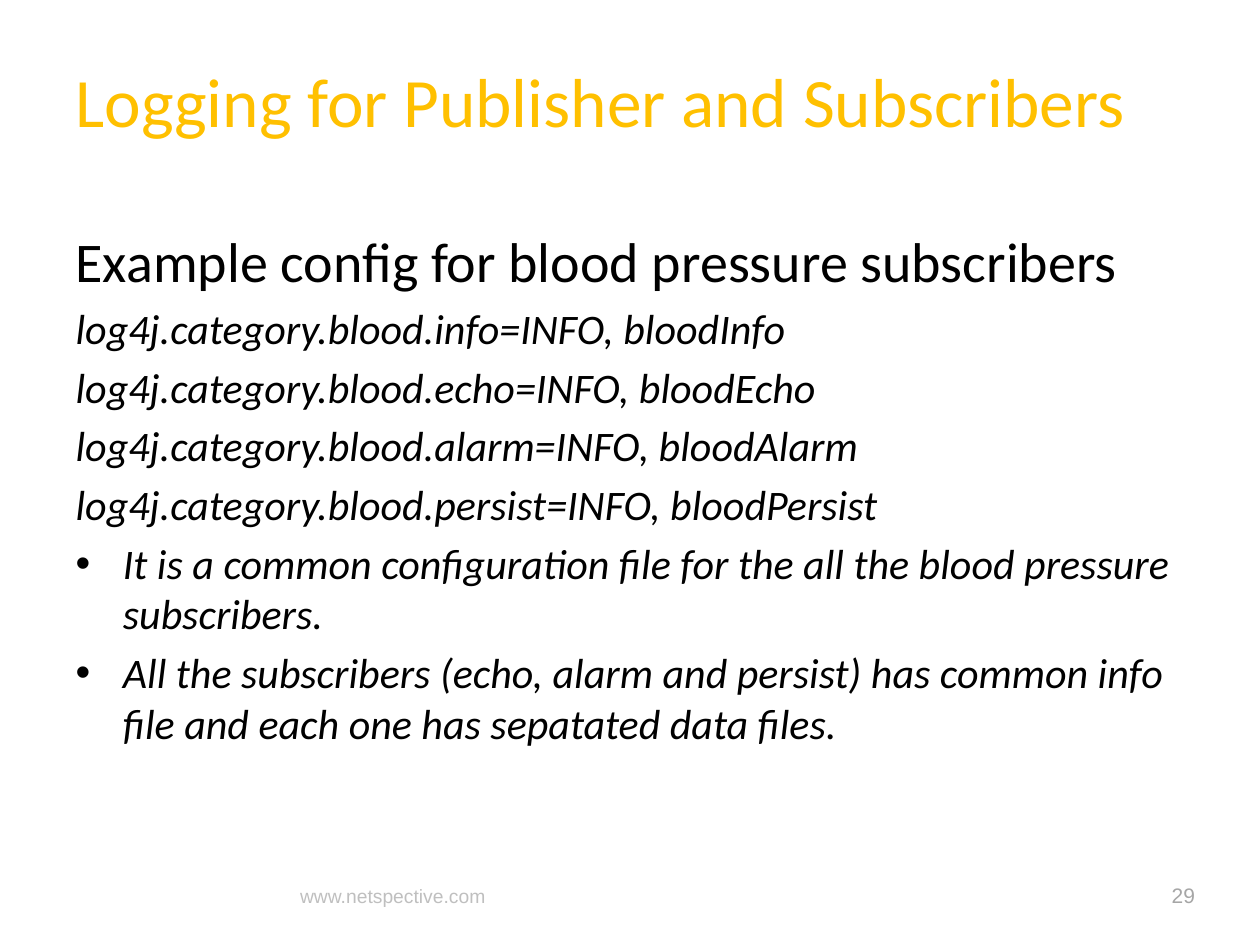
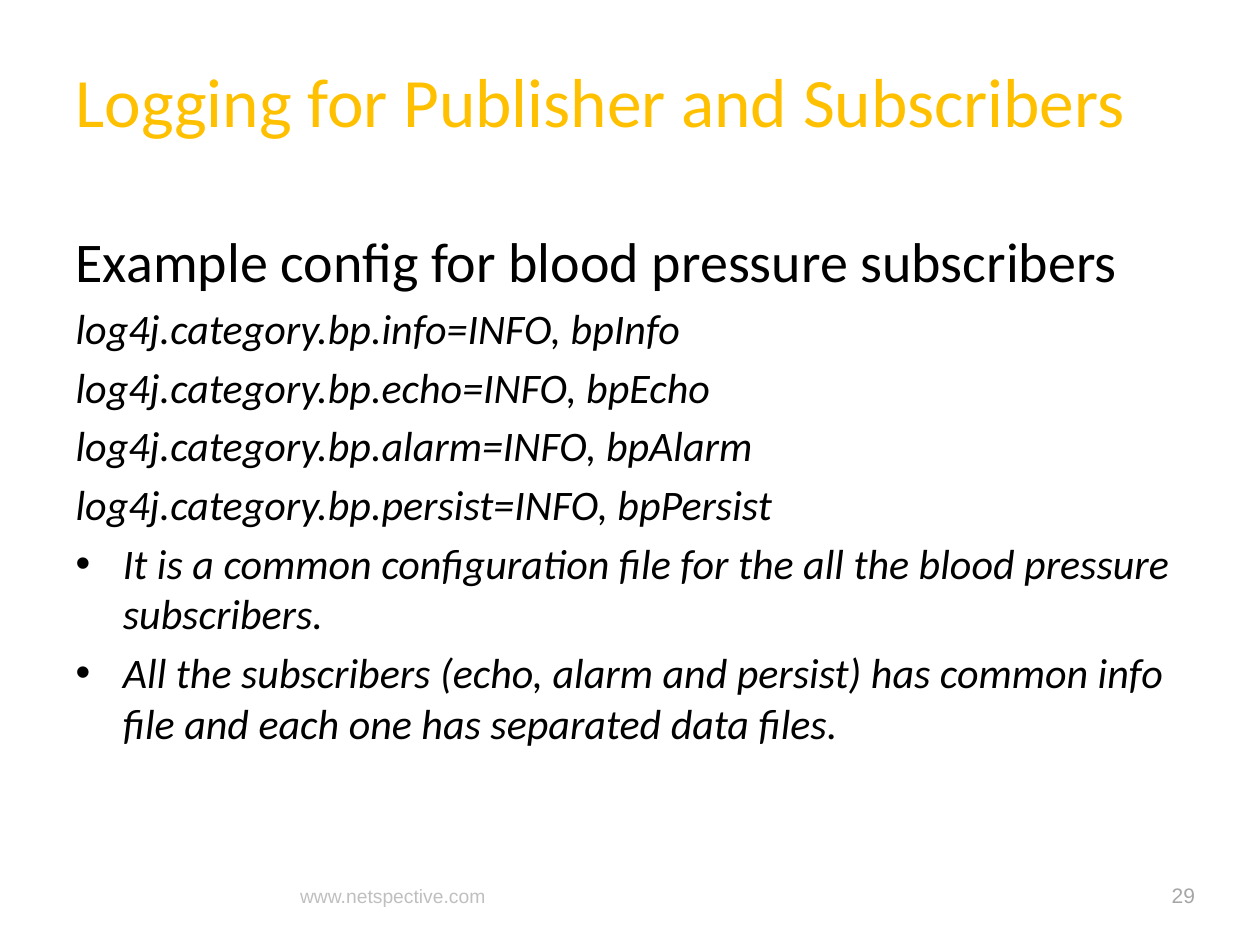
Before and after one commit to netspective/fluent, a slide deck: slide 29 of support/documents/Covidien Gateway Prototype Project Status and Plan.pptx. Drawn at 1260x945 pixels with LibreOffice and Linux fonts; fonts in the diff are those of the drawing; background and template pictures are left out. Boxes give left, top, right and bottom in pixels: in the first picture for what was removed or moved away, otherwise in the second. Text is boxed around its words. In the diff, an @@ line names an element or a change of style, - is before the commit and + after.

Commit message:
Typo Changes and PPT updated

```diff
--- a/support/documents/Covidien Gateway Prototype Project Status and Plan.pptx
+++ b/support/documents/Covidien Gateway Prototype Project Status and Plan.pptx
@@ text at [76, 314, 771, 528]: text changed @@
-log4j.category.blood.info=INFO, bloodInfo
-log4j.category.blood.echo=INFO, bloodEcho
-log4j.category.blood.alarm=INFO, bloodAlarm
-log4j.category.blood.persist=INFO, bloodPersist
+log4j.category.bp.info=INFO, bpInfo
+log4j.category.bp.echo=INFO, bpEcho
+log4j.category.bp.alarm=INFO, bpAlarm
+log4j.category.bp.persist=INFO, bpPersist
@@ text at [123, 657, 1163, 746]: text changed @@
-• All the subscribers (echo, alarm and persist) has common info file and each one has sepatated data files.
+• All the subscribers (echo, alarm and persist) has common info file and each one has separated data files.
```
Also in this commit, not shown: 9 other slides changed, 16 slides added, 4 other files.
